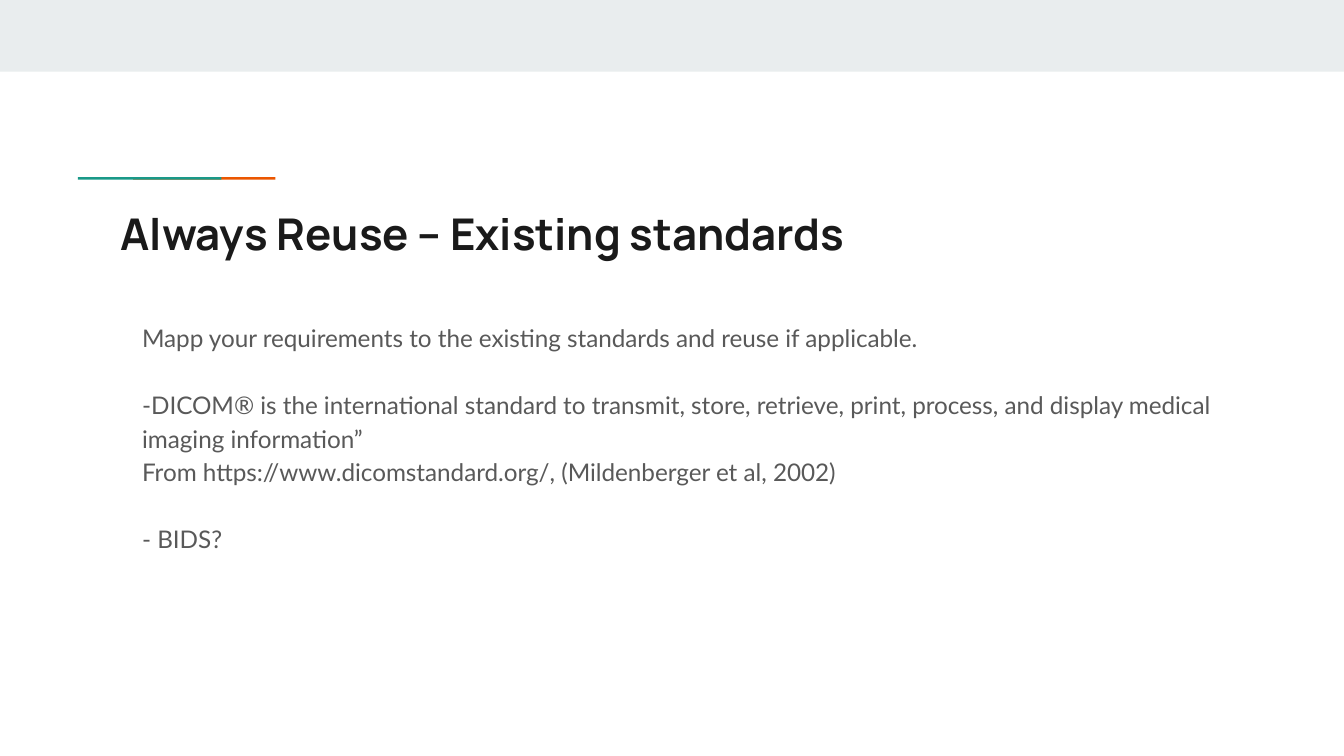
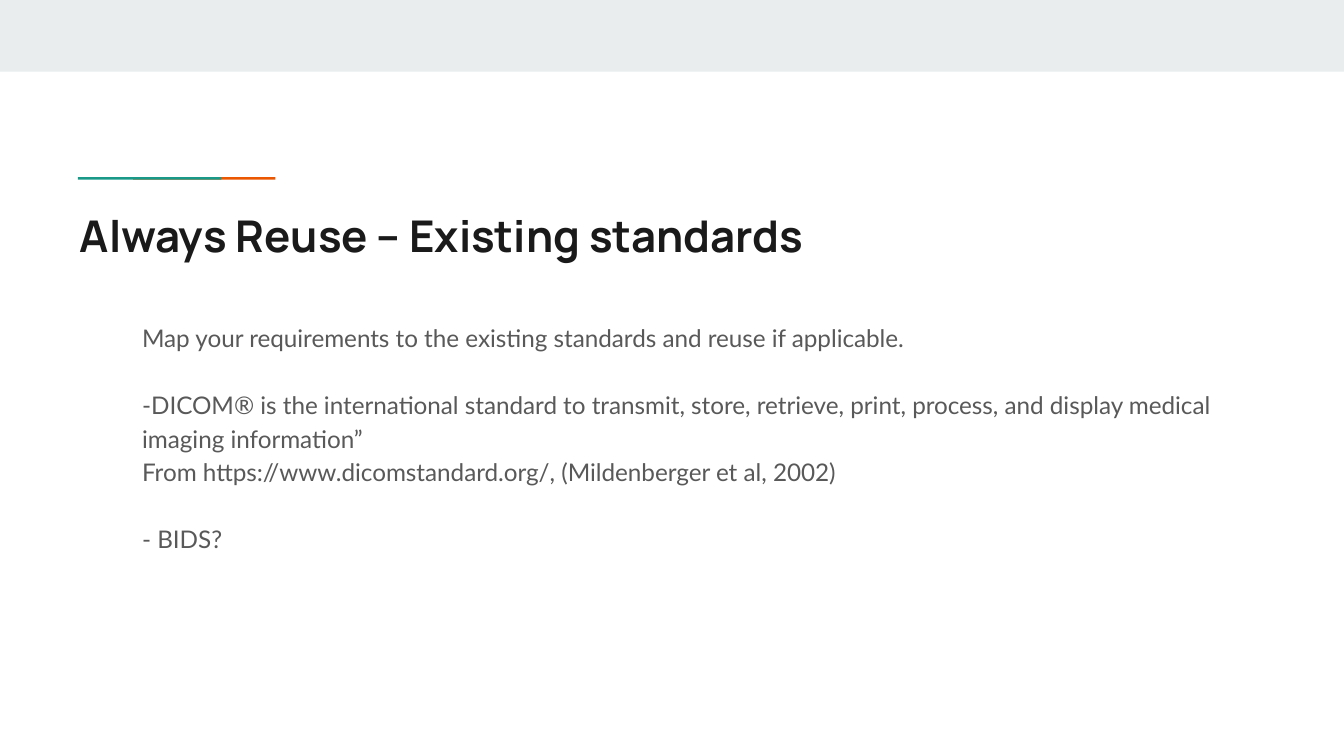
Before and after one commit to Health-RI/health-ri-metadata, a slide deck: slide 19 of Presentations/[DRAFT]HRI_Metadata_Schema_ImagingGroup_KickOff.pptx. Drawn at 1344x756 pixels with LibreOffice and Linux fonts; fonts in the diff are those of the drawing. Boxes give left, top, right and bottom in pixels: in the first picture for what was removed or moved away, otherwise in the second. Text is boxed around its words. In the diff, an @@ line names an element or a change of style, - is before the commit and + after.

```diff
--- a/Presentations/[DRAFT]HRI_Metadata_Schema_ImagingGroup_KickOff.pptx
+++ b/Presentations/[DRAFT]HRI_Metadata_Schema_ImagingGroup_KickOff.pptx
@@ title "Always Reuse -- Existing standards": place and size @@
-title "Always Reuse -- Existing standards" at (121, 218, 844, 261)
+title "Always Reuse -- Existing standards" at (80, 220, 803, 263)
@@ text at (142, 329, 904, 352): text changed @@
-Mapp your requirements to the existing standards and reuse if applicable.
+Map your requirements to the existing standards and reuse if applicable.
```
Also in this commit, not shown: 4 other slides changed.
